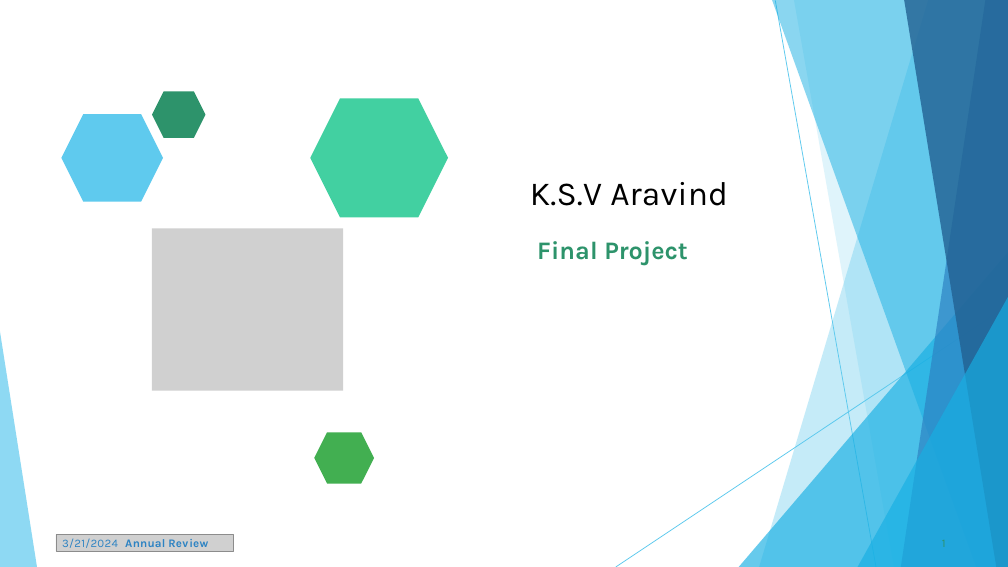
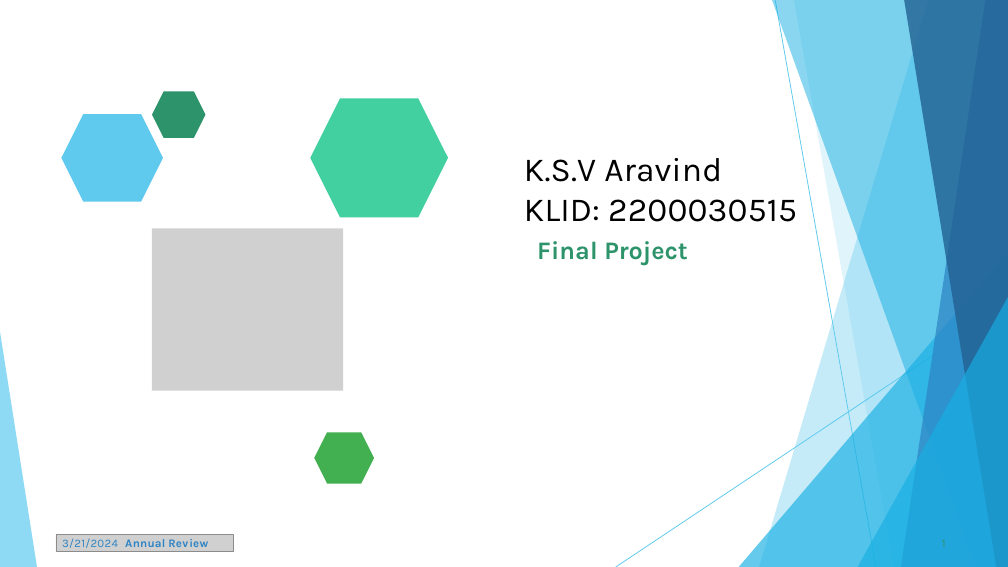
Before and after one commit to VenkatAravind123/Aravind_Project, a slide deck: slide 1 of APSSDC_Final_Project.pptx. Drawn at 1008x567 pixels with LibreOffice and Linux fonts; fonts in the diff are those of the drawing; grey boxes stand for pictures. Boxes give left, top, right and bottom in pixels: in the first picture for what was removed or moved away, otherwise in the second. Text is boxed around its words. In the diff, an @@ line names an element or a change of style, - is before the commit and + after.

Commit message:
Made changes to PPT

```diff
--- a/APSSDC_Final_Project.pptx
+++ b/APSSDC_Final_Project.pptx
@@ title at bbox=[524, 158, 797, 222]: text changed @@
-K.S.V Aravind
+K.S.V Aravind
+KLID: 2200030515
```
Also in this commit, not shown: 1 slide added.
